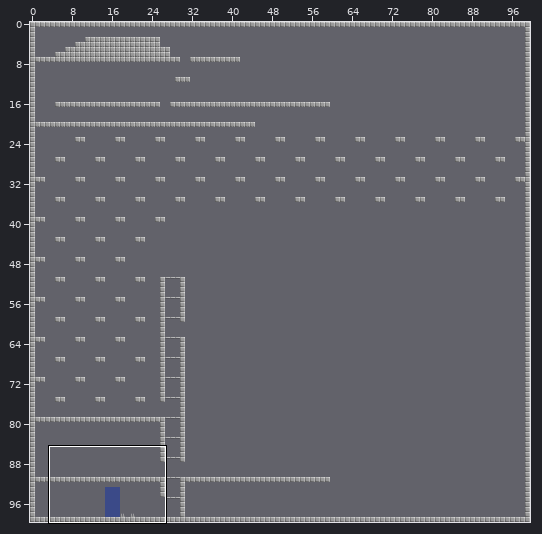
Level history. Tiled map: assets/levels/level0.tmx. Above: a wide view before the commit, with the close-up outlined.
Close-up. Before the edit:
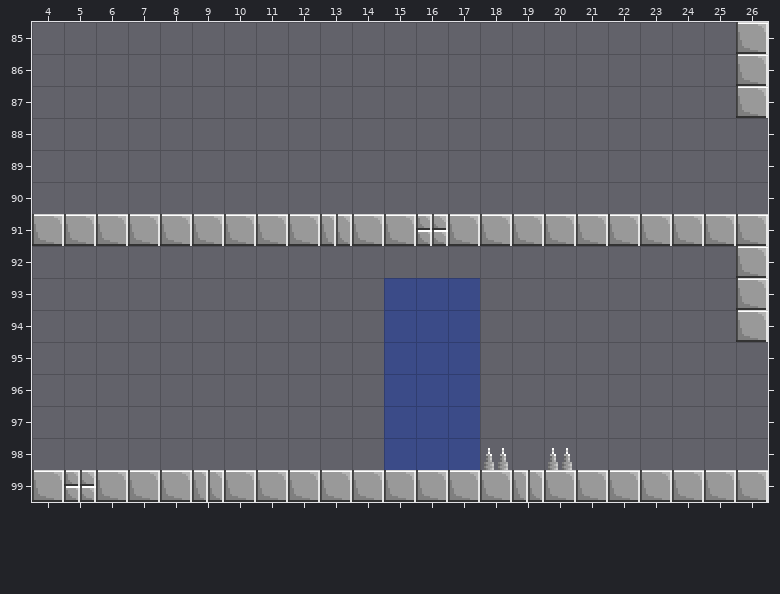
Cells are 16x16 px. Shown: x 4..26, y 85..99.
Now the later version:
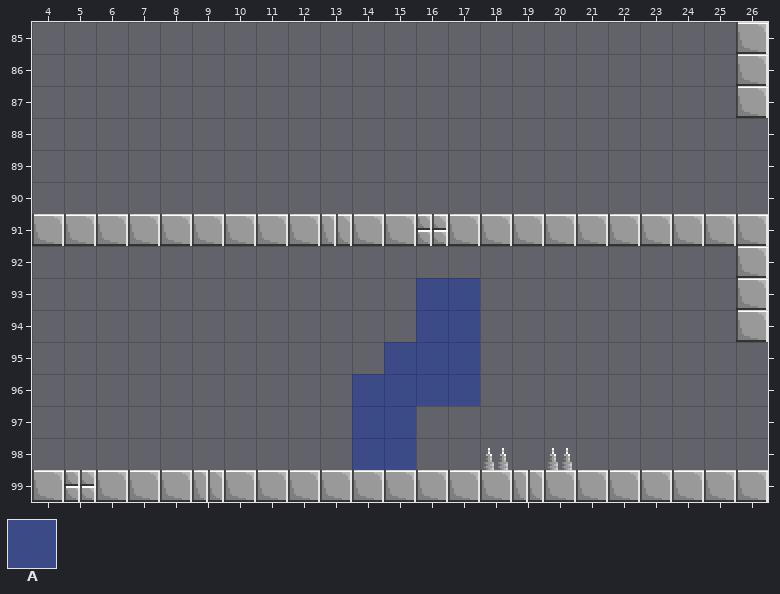
Key: from "tiles": A 69.
_ is an empty cell, . an unchanged one.
See-through tiles are keyed as they look on the map.
Difference:
--- layer "Tile Layer 1"
@@ x 15..15 @@
- 93 A
- 94 A
+ 93 _
+ 94 _
@@ x 14..17 @@
- 96 _...
- 97 _.AA
- 98 _.AA
+ 96 A...
+ 97 A.__
+ 98 A.__
Changed places in both close-ups, as pixel boxes (x1, y1, x2, y2):
removed: (384, 278, 416, 342)
added: (352, 374, 384, 470)
removed: (416, 406, 480, 470)
